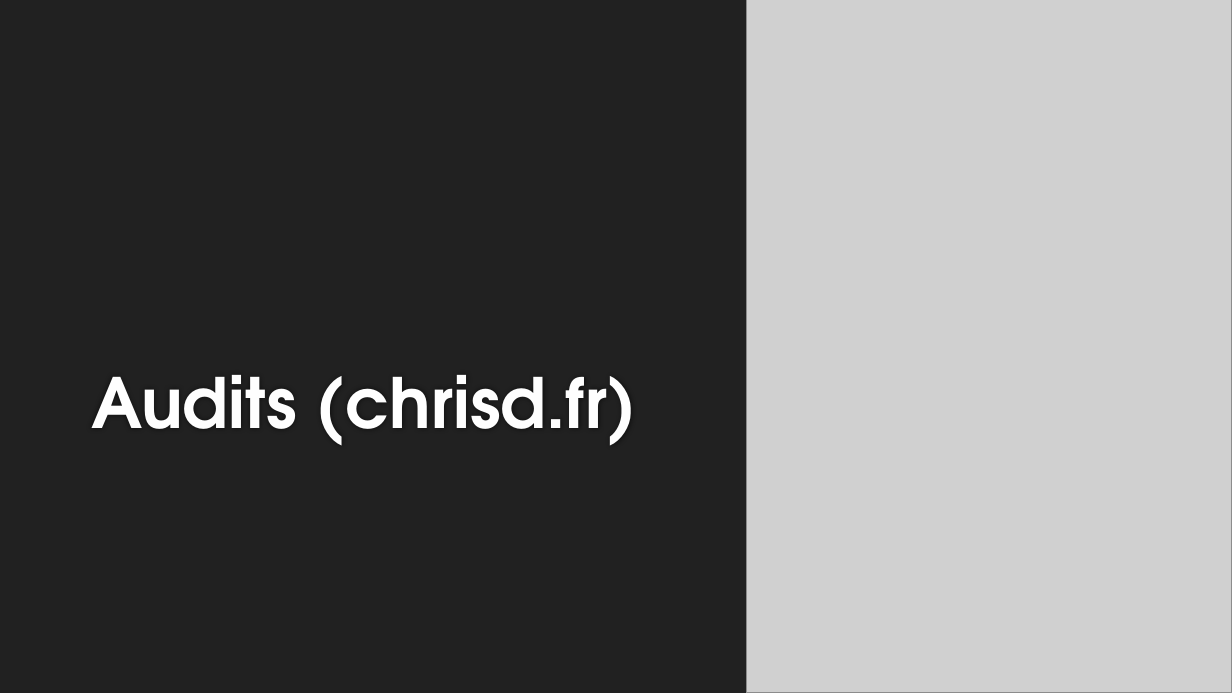
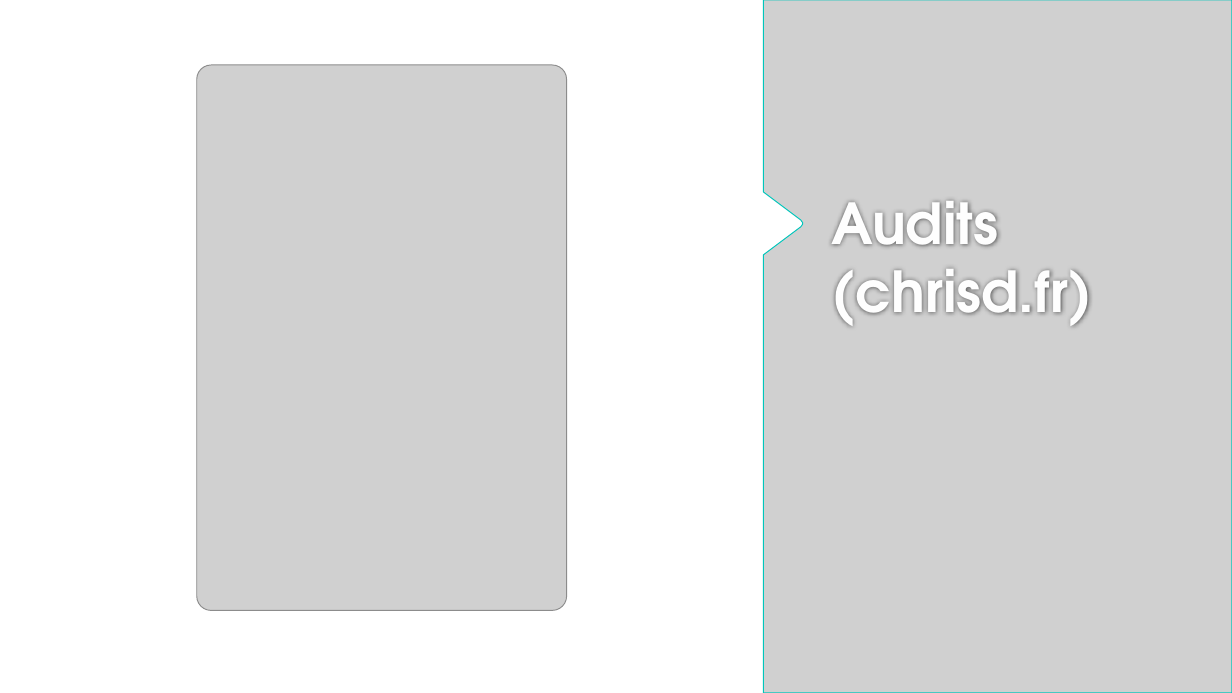
Before and after one commit to DevSell/final, a slide deck: slide 9 of Web/presentation.pptx (slide 8 before the commit). Drawn at 1232x693 pixels with LibreOffice and Linux fonts; fonts in the diff are those of the drawing; grey boxes stand for pictures; background and template pictures are left out. Boxes give left, top, right and bottom in pixels: in the first picture for what was removed or moved away, otherwise in the second. Text is boxed around its words. In the diff, an @@ line names an element or a change of style, - is before the commit and + after.

```diff
--- a/Web/presentation.pptx
+++ b/Web/presentation.pptx
@@ background #212121 to #FFFFFF @@
@@ picture added at [763,0,1232,693] @@
@@ picture: place and size @@
-picture at [747,0,1232,693]
+picture at [197,65,567,610]
@@ title "Audits (chrisd.fr)": place and size @@
-title "Audits (chrisd.fr)" at [91,375,637,446]
+title "Audits (chrisd.fr)" at [831,201,1092,326]
@@ title "Audits (chrisd.fr)" at [831,201,1092,326]: size 54 to 44 pt; vertical alignment bottom to top @@
```
Also in this commit, not shown: 9 other slides changed, 1 slide added, 4 other files.
